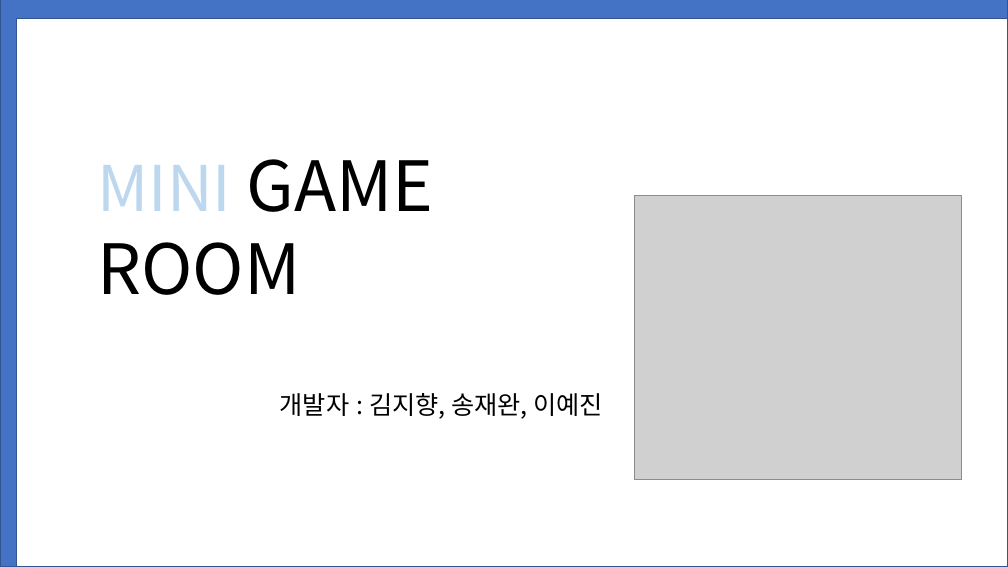
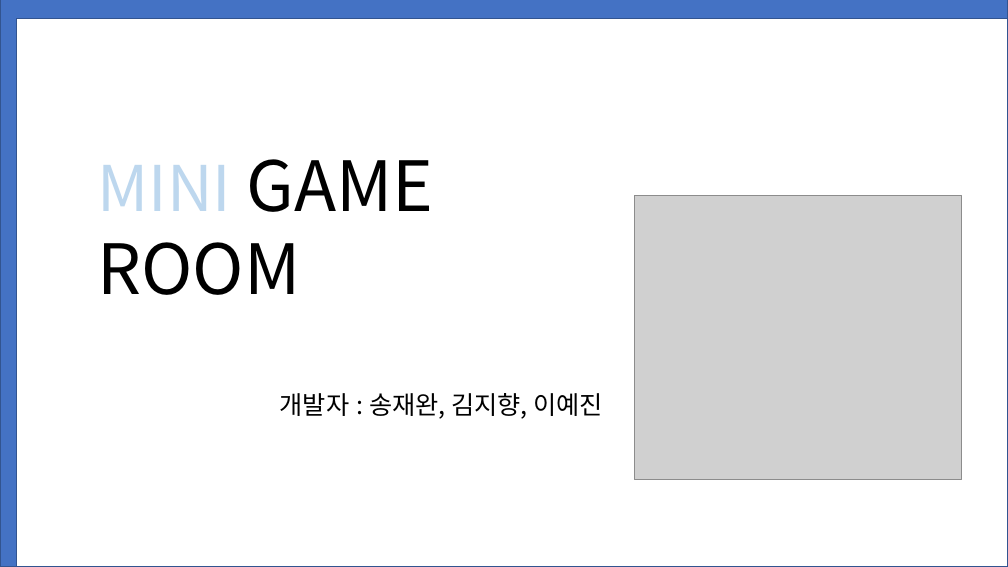
Before and after one commit to 0bliviat3/Tetris_js, a slide deck: slide 1 of JavaScriptProject_game/게임만들기.pptx. Drawn at 1008x567 pixels with LibreOffice and Linux fonts; fonts in the diff are those of the drawing; grey boxes stand for pictures. Boxes give left, top, right and bottom in pixels: in the first picture for what was removed or moved away, otherwise in the second. Text is boxed around its words. In the diff, an @@ line names an element or a change of style, - is before the commit and + after.

```diff
--- a/JavaScriptProject_game/게임만들기.pptx
+++ b/JavaScriptProject_game/게임만들기.pptx
@@ text at <box>280,393,603,419</box>: text changed @@
-개발자 : 김지향, 송재완, 이예진
+개발자 : 송재완, 김지향, 이예진
```
Also in this commit, not shown: 7 other slides changed, 1 slide added, 1 other file.
